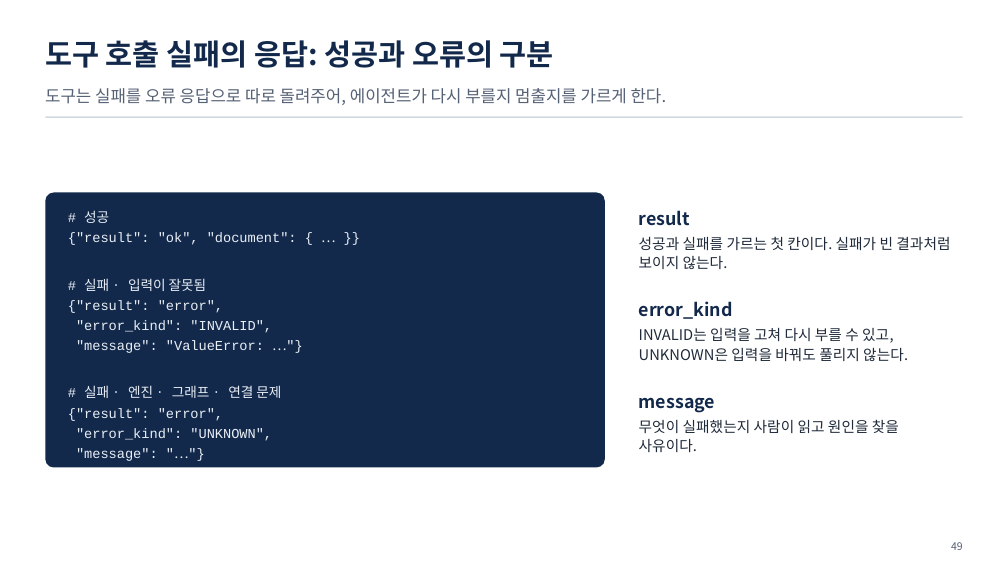
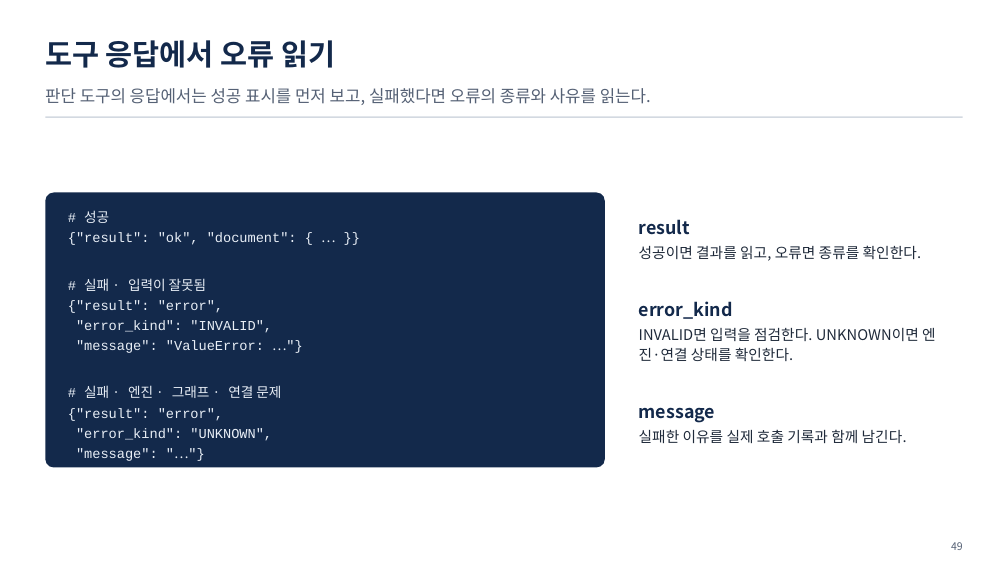
Before and after one commit to uengine-oss/hyd-iot-edu, a slide deck: slide 49 of workspace/강의제작/산출물/통합반/이론/05회차/통합반_05일차.pptx. Drawn at 1008x567 pixels with LibreOffice and Linux fonts; fonts in the diff are those of the drawing. Boxes give left, top, right and bottom in pixels: in the first picture for what was removed or moved away, otherwise in the second. Text is boxed around its words. In the diff, an @@ line names an element or a change of style, - is before the commit and + after.

Commit message:
통합반 5회차 44~52장 보류·호출 오류·재시도·권한 경계의 화면과 낭독을 확정한다

```diff
--- a/workspace/강의제작/산출물/통합반/이론/05회차/통합반_05일차.pptx
+++ b/workspace/강의제작/산출물/통합반/이론/05회차/통합반_05일차.pptx
@@ text at <box>45,40,335,68</box>: text changed @@
-도구 호출 실패의 응답: 성공과 오류의 구분
+도구 응답에서 오류 읽기
@@ text at <box>45,88,651,105</box>: text changed @@
-도구는 실패를 오류 응답으로 따로 돌려주어, 에이전트가 다시 부를지 멈출지를 가르게 한다.
+판단 도구의 응답에서는 성공 표시를 먼저 보고, 실패했다면 오류의 종류와 사유를 읽는다.
@@ text at <box>639,245,921,261</box>: text changed @@
-성공과 실패를 가르는 첫 칸이다. 실패가 빈 결과처럼 보이지 않는다.
+성공이면 결과를 읽고, 오류면 종류를 확인한다.
@@ text at <box>639,328,936,361</box>: text changed @@
-INVALID는 입력을 고쳐 다시 부를 수 있고, UNKNOWN은 입력을 바꿔도 풀리지 않는다.
+INVALID면 입력을 점검한다. UNKNOWN이면 엔진·연결 상태를 확인한다.
@@ text at <box>639,429,907,443</box>: text changed @@
-무엇이 실패했는지 사람이 읽고 원인을 찾을 사유이다.
+실패한 이유를 실제 호출 기록과 함께 남긴다.
```
Also in this commit, not shown: 8 other slides changed, 28 other files.
